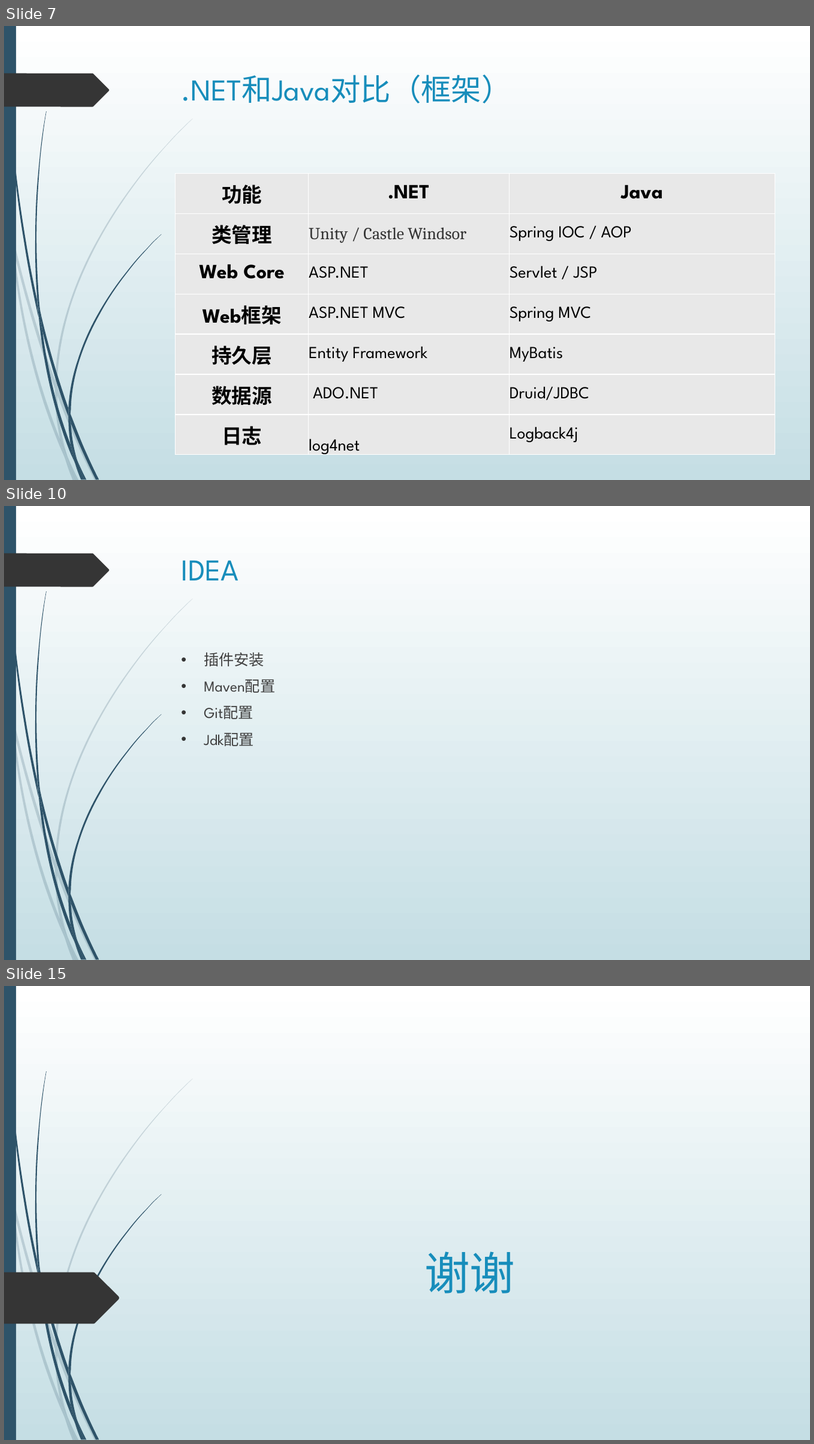
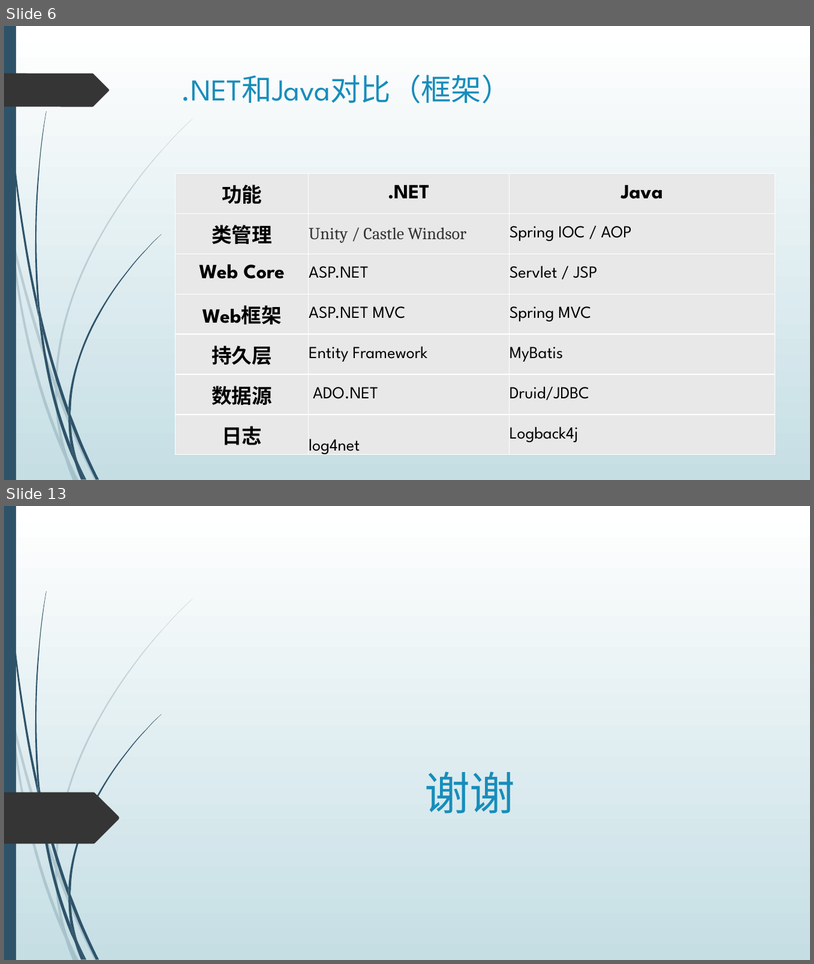
Before and after one commit to dean2015/documents, a slide deck: 201805/JAVA 基础介绍.pptx. Shown one above the other, each under a label of ours: slides 7, 10 and 15 before the commit, slides 6 and 13 after it; the slides between them are not shown. The pictures are 814x1444 and 814x964 pixels, drawn with LibreOffice and Linux fonts; fonts in the diff are those of the drawing. Boxes give left, top, right and bottom in pixels: in the first picture for what was removed or moved away, otherwise in the second. Text is boxed around its words. In the diff, an @@ line names an element or a change of style, - is before the commit and + after.

```diff
--- a/201805/JAVA 基础介绍.pptx
+++ b/201805/JAVA 基础介绍.pptx
@@ slide 10 removed at box(4, 506, 810, 960), background gradient #FFFFFF to #C5DEE5; not listed: 24 template elements that a slide beside it also shows @@
@@ title removed at box(182, 560, 239, 580) @@
-IDEA
@@ text removed at box(204, 652, 275, 746) @@
-• 插件安装
-• Maven配置
-• Git配置
-• Jdk配置
@@ what was slide 7 is now slide 6 @@
@@ what was slide 15 is now slide 13 @@
```
Also in this commit, not shown: 4 slides changed, 3 slides added, 4 other slides removed, 12 other files.
